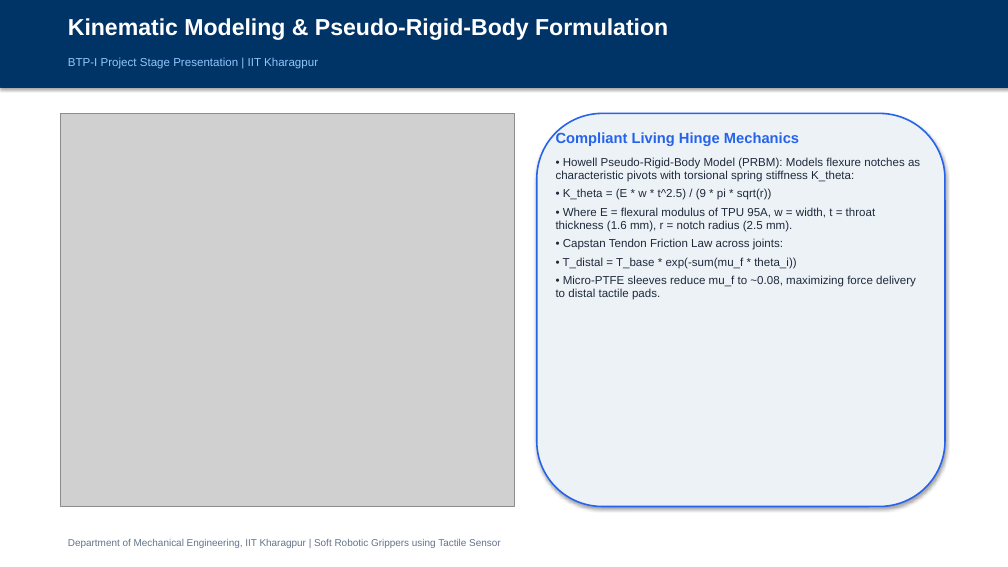
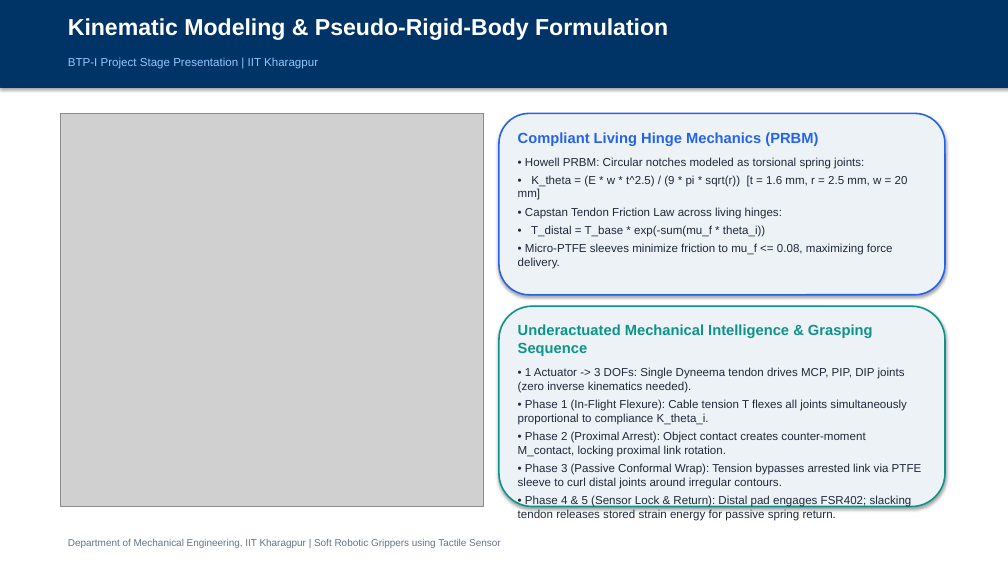
Before and after one commit to Saurx9611/BTP, a slide deck: slide 10 of Presentation/BTP_Presentation_Soft_Robotic_Gripper.pptx. Drawn at 1008x567 pixels with LibreOffice and Linux fonts; fonts in the diff are those of the drawing; grey boxes stand for pictures. Boxes give left, top, right and bottom in pixels: in the first picture for what was removed or moved away, otherwise in the second. Text is boxed around its words. In the diff, an @@ line names an element or a change of style, - is before the commit and + after.

```diff
--- a/Presentation/BTP_Presentation_Soft_Robotic_Gripper.pptx
+++ b/Presentation/BTP_Presentation_Soft_Robotic_Gripper.pptx
@@ picture: place and size @@
-picture at bbox=[60, 113, 514, 507]
+picture at bbox=[60, 113, 484, 507]
@@ rounded rectangle: place and size @@
-rounded rectangle at bbox=[537, 113, 945, 507]
+rounded rectangle at bbox=[499, 113, 945, 295]
@@ text "Compliant Living Hinge Mechanics (PRBM)": place and size @@
-text "Compliant Living Hinge Mechanics (PRBM)" at bbox=[556, 131, 920, 300]
+text "Compliant Living Hinge Mechanics (PRBM)" at bbox=[518, 132, 908, 269]
@@ text at bbox=[518, 132, 908, 219]: text changed @@
-Compliant Living Hinge Mechanics
-• Howell Pseudo-Rigid-Body Model (PRBM): Models flexure notches as characteristic pivots with torsional spring stiffness K_theta:
-• K_theta = (E * w * t^2.5) / (9 * pi * sqrt(r))
-• Where E = flexural modulus of TPU 95A, w = width, t = throat thickness (1.6 mm), r = notch radius (2.5 mm).
-• Capstan Tendon Friction Law across joints:
+Compliant Living Hinge Mechanics (PRBM)
+• Howell PRBM: Circular notches modeled as torsional spring joints:
+• K_theta = (E * w * t^2.5) / (9 * pi * sqrt(r)) [t = 1.6 mm, r = 2.5 mm, w = 20 mm]
+• Capstan Tendon Friction Law across living hinges:
@@ text at bbox=[518, 243, 893, 269]: text changed @@
-• Micro-PTFE sleeves reduce mu_f to ~0.08, maximizing force delivery to distal tactile pads.
+• Micro-PTFE sleeves minimize friction to mu_f <= 0.08, maximizing force delivery.
@@ rounded rectangle added at bbox=[499, 306, 945, 507], fill #EDF2F7, outline #0D9488 1.5 pt @@
@@ text added at bbox=[518, 324, 922, 521], 11 pt, text #1E293B @@
+Underactuated Mechanical Intelligence & Grasping Sequence
+• 1 Actuator -> 3 DOFs: Single Dyneema tendon drives MCP, PIP, DIP joints (zero inverse kinematics needed).
+• Phase 1 (In-Flight Flexure): Cable tension T flexes all joints simultaneously proportional to compliance K_theta_i.
+• Phase 2 (Proximal Arrest): Object contact creates counter-moment M_contact, locking proximal link rotation.
+• Phase 3 (Passive Conformal Wrap): Tension bypasses arrested link via PTFE sleeve to curl distal joints around irregular contours.
+• Phase 4 & 5 (Sensor Lock & Return): Distal pad engages FSR402; slacking tendon releases stored strain energy for passive spring return.
```
Also in this commit, not shown: 10 other files.
